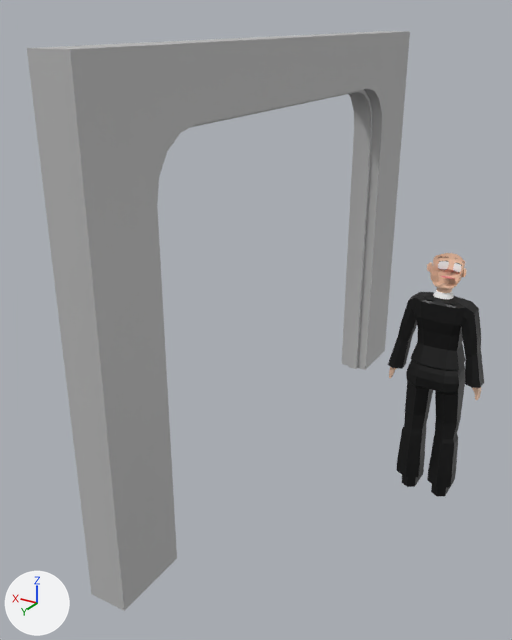
One commit to the FBX model DefaultTileset/Meshes/mesh_arch_large_2.fbx: the scene before it, then after it.
Camera for both pictures: a 50 mm lens placed at (-2.35, 4.25, 3.13), pointed at (-0.1, 0.49, 1.25). Every picture has the same lights, and +X, +Y and +Z are marked at lower left. Where no turn or scale is listed for an object, it has been applied to the vertices. Vertices at the same position are counted once.

The scene before the commit, as lines of its bpy script (objects in view):
```python
me_cylinder = bpy.data.meshes.new('Cylinder')
me_cylinder.from_pydata(...)  # 870 vertices, 831 faces; spans x -0.32..0.32, y -0.19..0.15, z 0.0..1.75
# faces by material slot: [226, 577, 28]
me_cylinder.materials.append(mat_skin)  # beige #fcd2b6
me_cylinder.materials.append(mat_main)  # picture img_color_pallete_png
me_cylinder.materials.append(mat_hair)  # brown #805639
me_mesh_001 = bpy.data.meshes.new('Mesh.001')
me_mesh_001.from_pydata(...)  # 76 vertices, 68 faces; spans x -0.13..0.12, y 0.0..2.0, z 0.0..3.0
me_mesh_001.materials.append(mat_lambert1_006)  # grey #bcbcbc
me_mesh_015 = bpy.data.meshes.new('Mesh.015')
me_mesh_015.from_pydata(...)  # 76 vertices, 68 faces; spans x -0.12..0.12, y -2.0..0.0, z 0.0..3.0
me_mesh_015.materials.append(mat_lambert1_006)  # grey #bcbcbc
ob_body = bpy.data.objects.new('Body', me_cylinder)
ob_body.location = (-1.215, 0.0, 0.0)
ob_mesh_arch_000 = bpy.data.objects.new('mesh_arch.000', me_mesh_015)
ob_mesh_arch_000.location = (0.0, 0.0, 0.0)
ob_mesh_arch_001 = bpy.data.objects.new('mesh_arch.001', me_mesh_001)
ob_mesh_arch_001.location = (0.0, 0.0, 0.0)
```
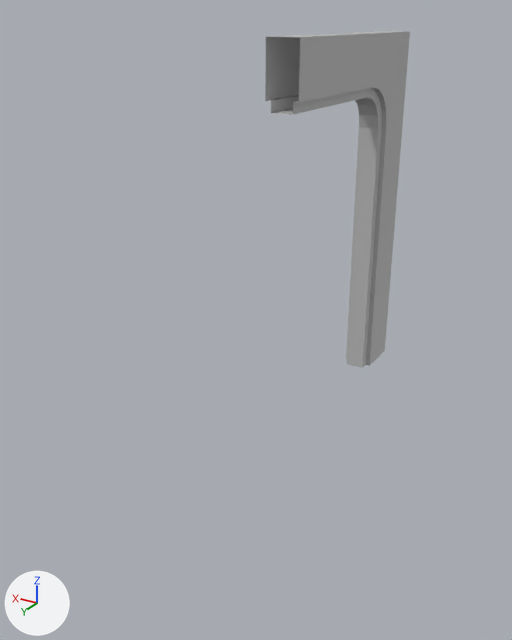
Boxes (x1, y1, x2, y2) around the edits, measured in the pictures (512 x 640 px):
'mesh_arch.001', deleted
    before: (27, 37, 300, 611)
'mesh_arch.000', reshaped
    before: (270, 31, 410, 370)
    after: (265, 31, 410, 368)
'Body', deleted (black)
    before: (388, 253, 484, 496)
    faces in mat_main (picture img_color_pallete_png): (388, 261, 484, 496)
    faces in mat_skin (beige #fcd2b6): (389, 253, 481, 400)

Diff of the bpy script that builds the scene:
```diff
--- a/DefaultTileset/Meshes/mesh_arch_large_2.fbx.py
+++ b/DefaultTileset/Meshes/mesh_arch_large_2.fbx.py
@@ me_mesh_015 @@
 # used by ob_mesh_arch_000; location = (0.0, 0.0, 0.0)
-me_mesh_015.from_pydata(...)  # 76 vertices, 68 faces; spans x -0.12..0.12, y -2.0..0.0, z 0.0..3.0
+me_mesh_015.from_pydata(...)  # 50 vertices, 47 faces; spans x -0.12..0.12, y -2.0..0.0, z 0.0..3.0
+# me_mesh_015 part 1
+# 68 vertices are removed from x -0.12..0.12, y -2.0..0.0, z 0.0..3.0
+# 68 faces are deleted
+# 23 vertices are added at x -0.12..0.12, y -1.6..0.0, z 0.0..3.0
+# 12 new vertices lie (0.04, 0.0, 0.0) away from vertices in x -0.12..0.08, y -1.6..0.0, z 0.0..2.6
+# 7 new vertices lie (0.16, 0.0, 0.0) away from vertices in x -0.08, y -1.53..0.0, z 0.0..2.53
+# 47 new faces join them
 me_mesh_015.materials.append(mat_lambert1_006)
@@ ob_mesh_arch_001 @@
-ob_mesh_arch_001 = bpy.data.objects.new('mesh_arch.001', me_mesh_001)
-ob_mesh_arch_001.location = (0.0, 0.0, 0.0)
@@ ob_body @@
-ob_body = bpy.data.objects.new('Body', me_cylinder)
-ob_body.location = (-1.215, 0.0, 0.0)
```
